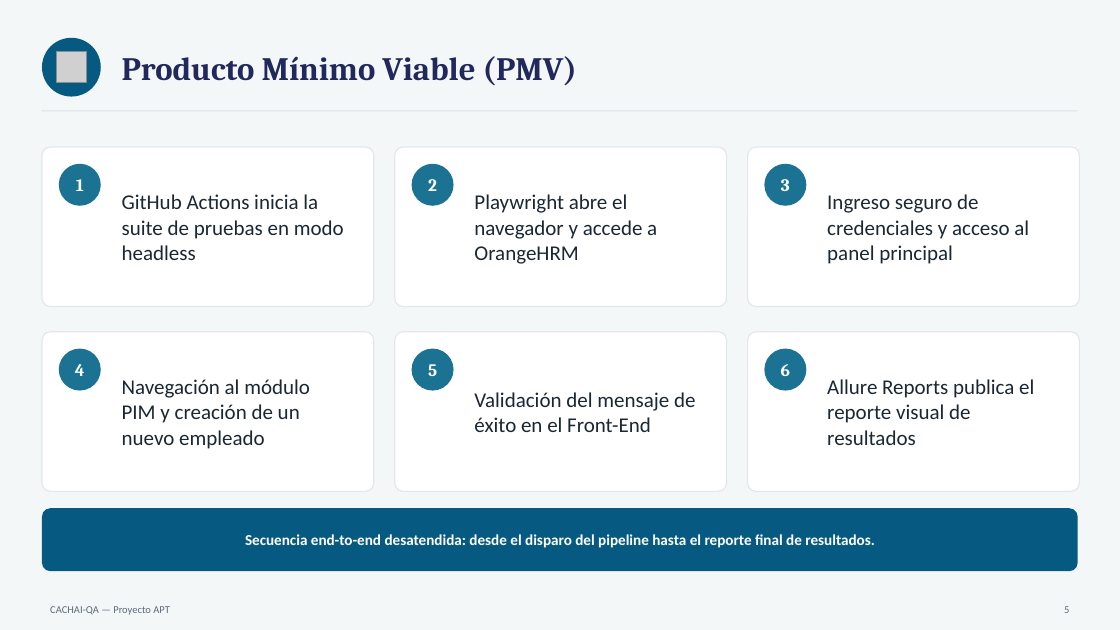
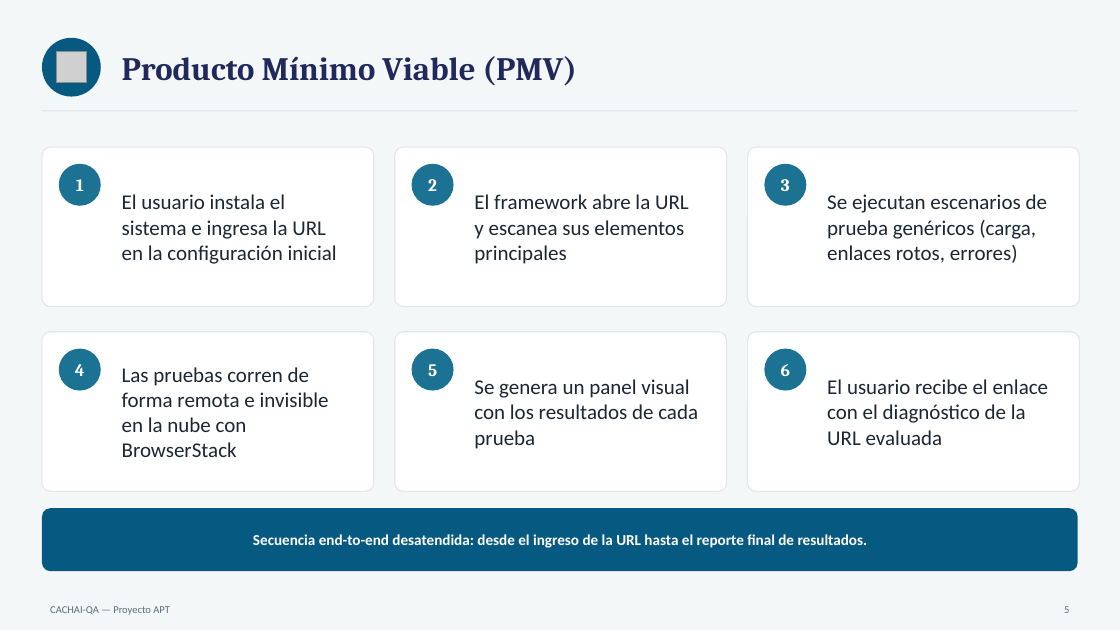
Before and after one commit to JoValdiviaMendoza/CACHAI-QA, a slide deck: slide 5 of Fase 1/Evidencias Grupales/Presentacion Proyecto.pptx. Drawn at 1120x630 pixels with LibreOffice and Linux fonts; fonts in the diff are those of the drawing; grey boxes stand for pictures. Boxes give left, top, right and bottom in pixels: in the first picture for what was removed or moved away, otherwise in the second. Text is boxed around its words. In the diff, an @@ line names an element or a change of style, - is before the commit and + after.

```diff
--- a/Fase 1/Evidencias Grupales/Presentacion Proyecto.pptx
+++ b/Fase 1/Evidencias Grupales/Presentacion Proyecto.pptx
@@ text at bbox=[122, 194, 337, 264]: text changed @@
-GitHub Actions inicia la suite de pruebas en modo headless
+El usuario instala el sistema e ingresa la URL en la configuración inicial
@@ text at bbox=[474, 194, 689, 264]: text changed @@
-Playwright abre el navegador y accede a OrangeHRM
+El framework abre la URL y escanea sus elementos principales
@@ text at bbox=[827, 194, 1047, 263]: text changed @@
-Ingreso seguro de credenciales y acceso al panel principal
+Se ejecutan escenarios de prueba genéricos (carga, enlaces rotos, errores)
@@ text at bbox=[122, 367, 329, 457]: text changed @@
-Navegación al módulo PIM y creación de un nuevo empleado
+Las pruebas corren de forma remota e invisible en la nube con BrowserStack
@@ text at bbox=[474, 379, 698, 449]: text changed @@
-Validación del mensaje de éxito en el Front-End
+Se genera un panel visual con los resultados de cada prueba
@@ text at bbox=[827, 379, 1049, 445]: text changed @@
-Allure Reports publica el reporte visual de resultados
+El usuario recibe el enlace con el diagnóstico de la URL evaluada
@@ text at bbox=[253, 534, 868, 548]: text changed @@
-Secuencia end-to-end desatendida: desde el disparo del pipeline hasta el reporte final de resultados.
+Secuencia end-to-end desatendida: desde el ingreso de la URL hasta el reporte final de resultados.
```
Also in this commit, not shown: 12 other slides changed.
